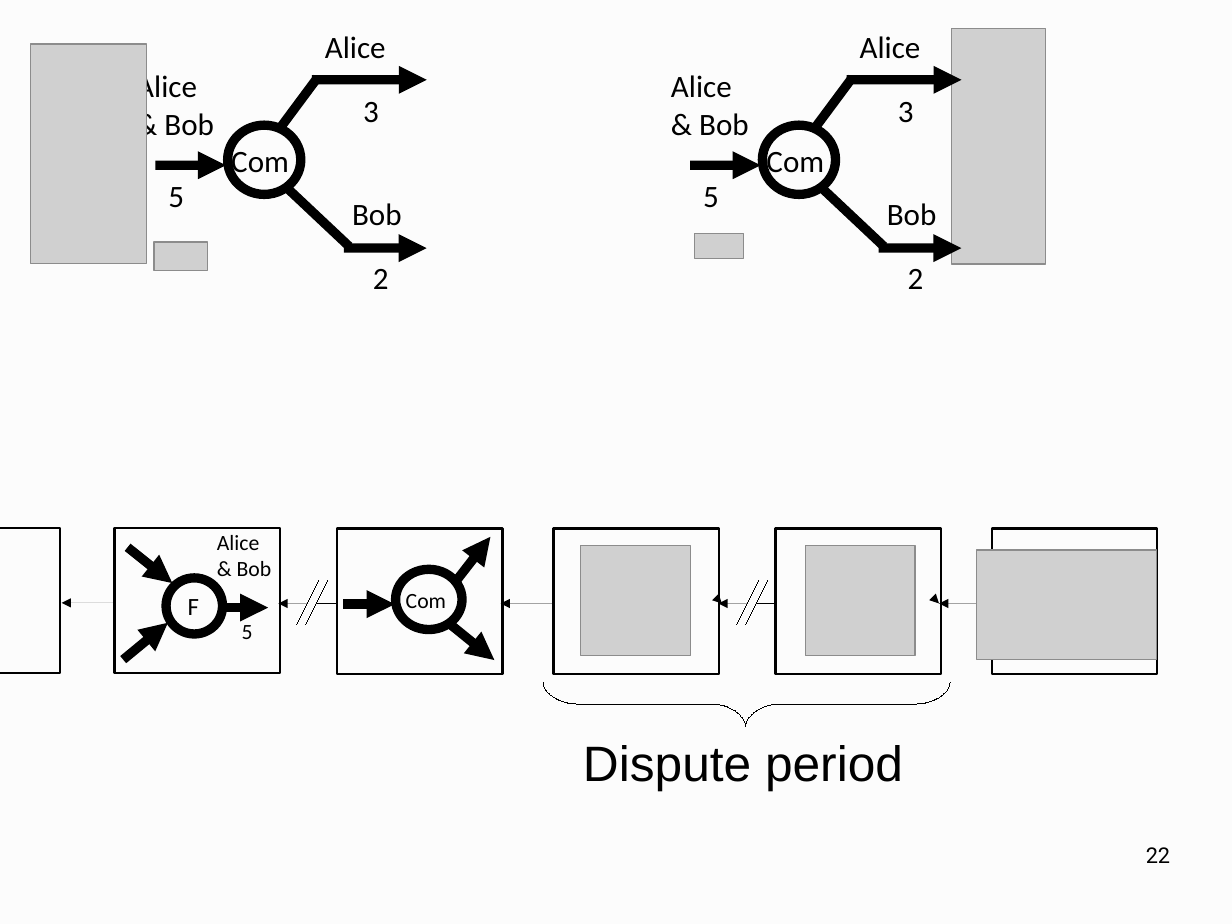
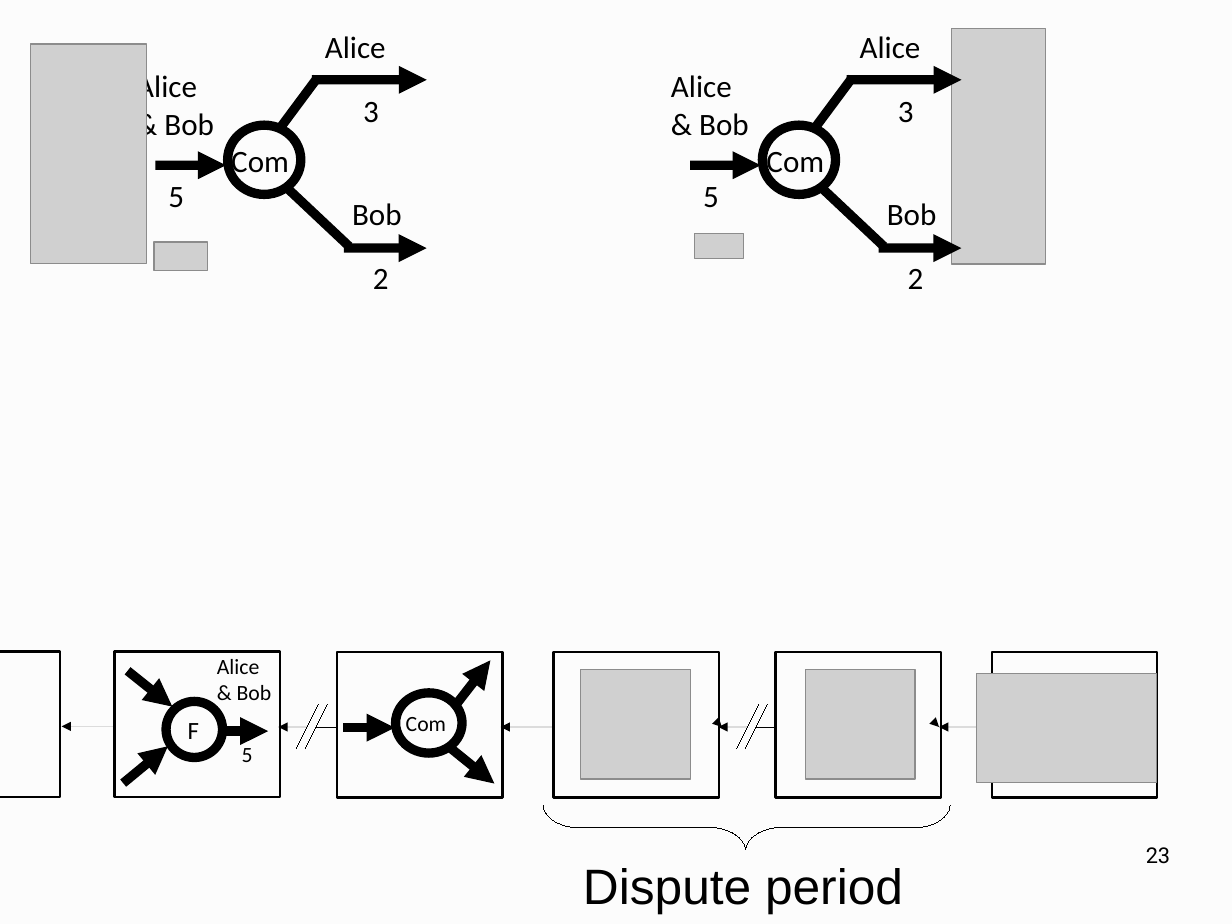
Before and after one commit to OrfeasLitos/PaymentChannels, a slide deck: slide 23 of one-hour-slides/direct-channels-slides.odp (slide 22 before the commit). Drawn at 1232x924 pixels with LibreOffice and Linux fonts; fonts in the diff are those of the drawing; grey boxes stand for pictures. Boxes give left, top, right and bottom in pixels: in the first picture for what was removed or moved away, otherwise in the second. Text is boxed around its words. In the diff, an @@ line names an element or a change of style, - is before the commit and + after.

```diff
--- a/one-hour-slides/direct-channels-slides.odp
+++ b/one-hour-slides/direct-channels-slides.odp
@@ arrow moved from (123, 660) - (168, 623) to (127, 671) - (172, 707) @@
@@ arrow moved from (447, 623) - (494, 661) to (458, 703) - (491, 661) @@
@@ 10 arrows, 6 rectangles, 6 lines, 5 texts, 3 pictures, 2 ellipses moved together from (x1=0, y1=528, x2=1157, y2=790) to (x1=0, y1=652, x2=1157, y2=914) @@
@@ arrow moved from (127, 548) - (172, 584) to (123, 784) - (168, 747) @@
@@ arrow moved from (458, 579) - (491, 537) to (447, 746) - (494, 784) @@
@@ freeform shape moved from (x1=543, y1=683, x2=950, y2=726) to (x1=543, y1=805, x2=950, y2=849) @@
@@ page number at (x1=1146, y1=847, x2=1170, y2=864): text changed @@
-22
+23
```
Also in this commit, not shown: 8 other slides changed, 1 slide added, 3 other files.
